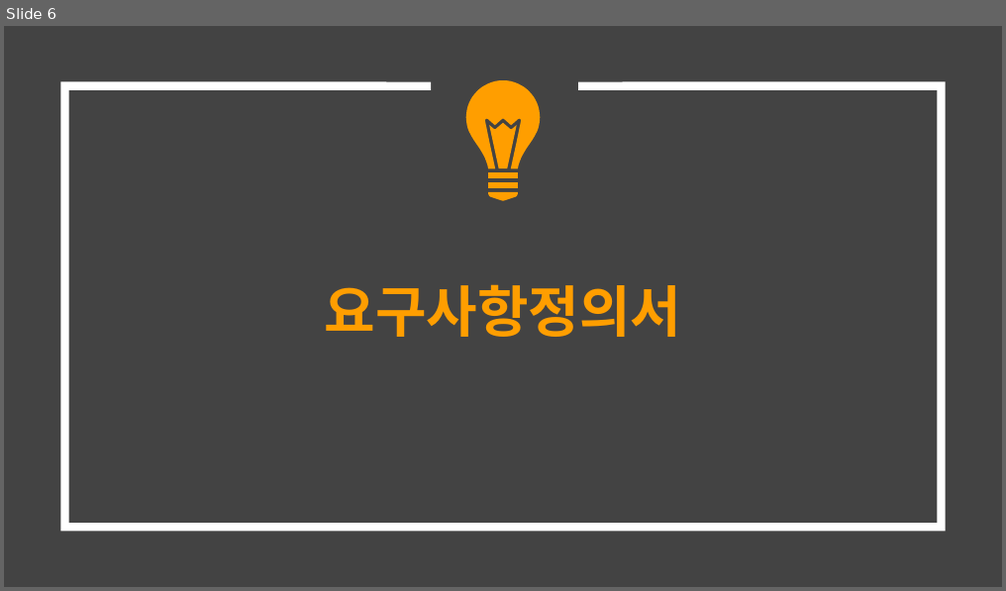
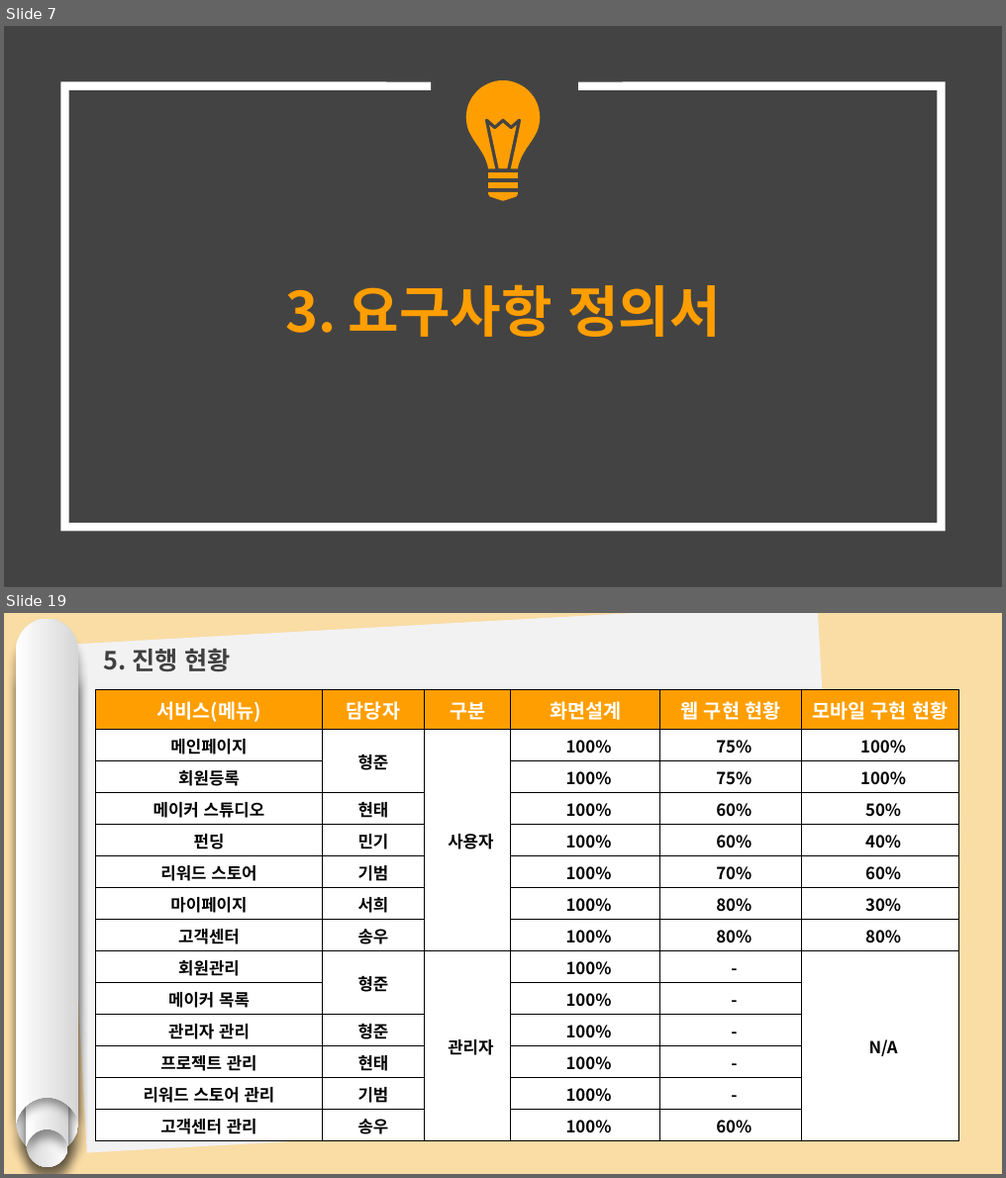
Before and after one commit to hhsw07/ezen-academy-projects, a slide deck: 0 발표용 파워포인트/0529 4차발표/0529 project06 - 파워포인트 종합.pptx. Shown one above the other, each under a label of ours: slide 6 before the commit, slides 7 and 19 after it; the slides between them are not shown. The pictures are 1006x591 and 1006x1178 pixels, drawn with LibreOffice and Linux fonts; fonts in the diff are those of the drawing. Boxes give left, top, right and bottom in pixels: in the first picture for what was removed or moved away, otherwise in the second. Text is boxed around its words. In the diff, an @@ line names an element or a change of style, - is before the commit and + after.

```diff
--- a/0 발표용 파워포인트/0529 4차발표/0529 project06 - 파워포인트 종합.pptx
+++ b/0 발표용 파워포인트/0529 4차발표/0529 project06 - 파워포인트 종합.pptx
@@ slide 19 added at [4,613,1002,1174], background #FADCA5 @@
@@ group added at [16,619,79,1166]: 4 freeform shapes @@
@@ rectangle added at [58,613,845,1154], fill #F2F2F2 @@
@@ text added at [103,648,230,672], 18 pt, text #404040, bold @@
+5. 진행 현황
@@ table added at [96,690,959,1142], 14 rows, 6 columns @@
+서비스(메뉴) | 담당자 | 구분 | 화면설계 | 웹 구현 현황 | 모바일 구현 현황
+메인페이지 | 형준 | 사용자 | 100% | 75% | 100%
+회원등록 |  |  | 100% | 75% | 100%
+메이커 스튜디오 | 현태 |  | 100% | 60% | 50%
+펀딩 | 민기 |  | 100% | 60% | 40%
+리워드 스토어 | 기범 |  | 100% | 70% | 60%
+마이페이지 | 서희 |  | 100% | 80% | 30%
+고객센터 | 송우 |  | 100% | 80% | 80%
+회원관리 | 형준 | 관리자 | 100% | - | N/A
+메이커 목록 |  |  | 100% | - | 
+관리자 관리 | 형준 |  | 100% | - | 
+프로젝트 관리 | 현태 |  | 100% | - | 
+리워드 스토어 관리 | 기범 |  | 100% | - | 
+고객센터 관리 | 송우 |  | 100% | 60% | 
@@ what was slide 6 is now slide 7 @@
@@ slide 7 changed as well @@
@@ title at [285,284,720,337]: text changed @@
-요구사항정의서
+3. 요구사항 정의서
```
Also in this commit, not shown: 2 other slides changed, 18 other slides added, 18 slides removed, 22 other files.
